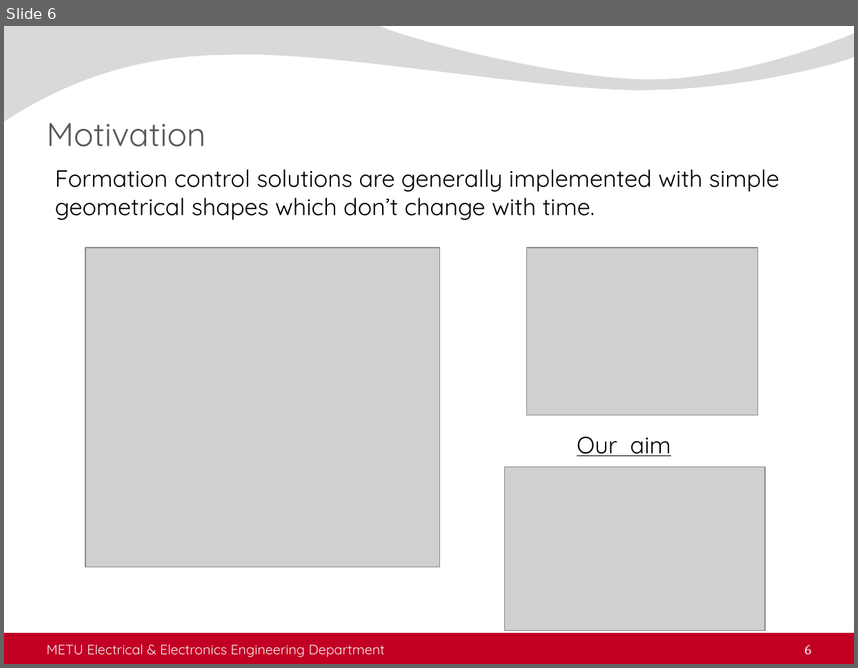
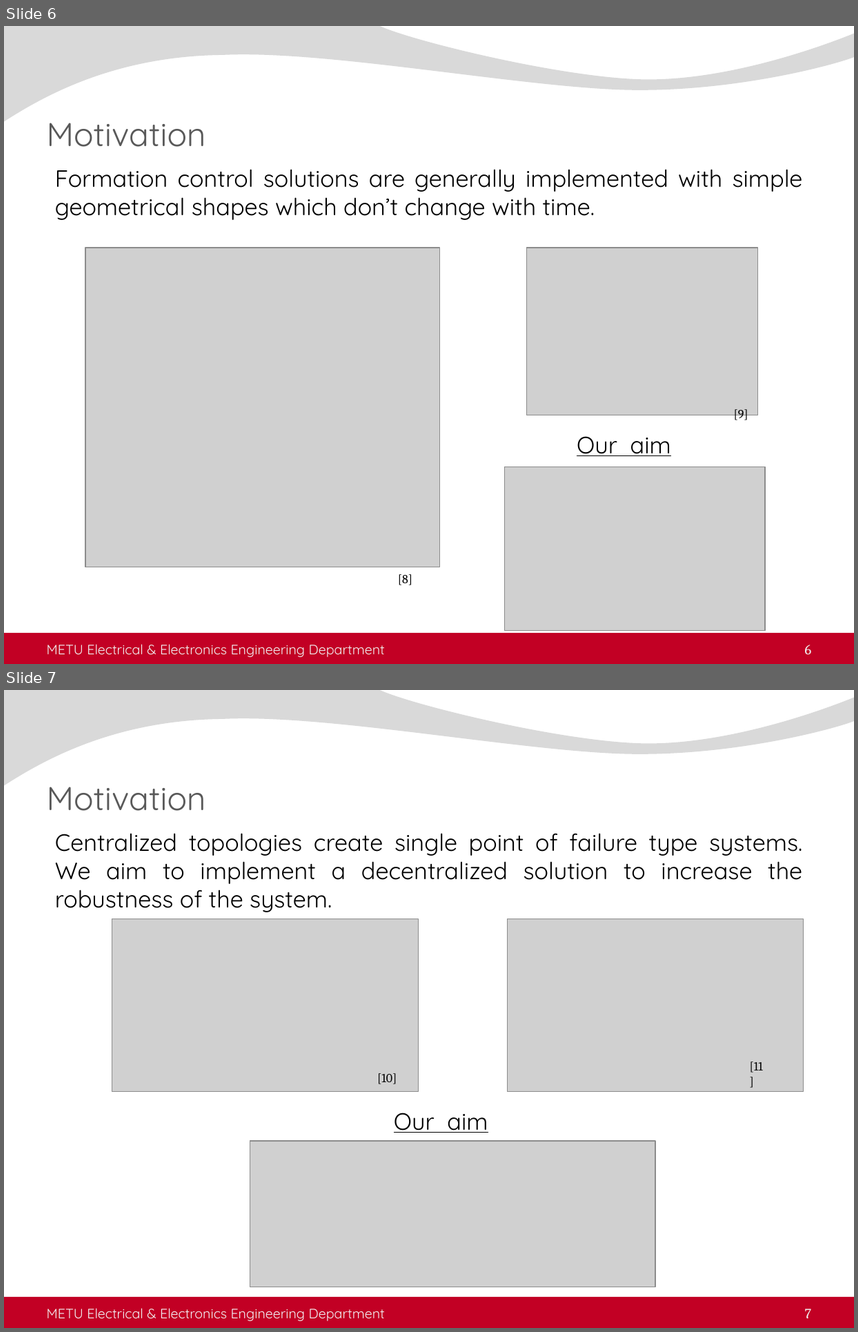
Before and after one commit to kadir4172/formation_control, a slide deck: juri_sunum.pptx. Shown one above the other, each under a label of ours: slide 6 before the commit, slides 6 and 7 after it. The pictures are 858x668 and 858x1332 pixels, drawn with LibreOffice and Linux fonts; fonts in the diff are those of the drawing; grey boxes stand for pictures; background and template pictures are left out. Boxes give left, top, right and bottom in pixels: in the first picture for what was removed or moved away, otherwise in the second. Text is boxed around its words. In the diff, an @@ line names an element or a change of style, - is before the commit and + after.

Commit message:
[update] motivation sunuma eklendi

```diff
--- a/juri_sunum.pptx
+++ b/juri_sunum.pptx
@@ slide 7 added at [4,690,854,1328], background picture (left out); not listed: 2 template elements that a slide beside it also shows @@
@@ title added at [47,787,206,811], 28 pt, text #595959 @@
+Motivation
@@ text added at [55,833,802,912], 20 pt, text #000000 @@
+Centralized topologies create single point of failure type systems. We aim to implement a decentralized solution to increase the robustness of the system.
@@ picture added at [112,918,419,1092] @@
@@ picture added at [507,918,803,1092] @@
@@ text added at [750,1061,763,1072], 10.5 pt, text #000000 @@
+[11]
@@ text added at [377,1073,397,1084], 10.5 pt, text #000000 @@
+[10]
@@ text added at [394,1112,488,1132], 20 pt, text #000000, underline @@
+Our aim
@@ picture added at [250,1141,655,1287] @@
@@ text added at [47,1308,385,1321], 11.5 pt, text #F2F2F2 @@
+METU Electrical & Electronics Engineering Department
@@ page number added at [805,1308,812,1318], 12 pt, text #F2F2F2 @@
+7
@@ slide 6 changed as well @@
@@ text "Formation control solutions are generally ..." at [55,169,803,220]: alignment left to justified @@
@@ text added at [734,409,749,421], 10.5 pt, text #000000 @@
+[9]
@@ text added at [398,574,412,585], 10.5 pt, text #000000 @@
+[8]
```
Also in this commit, not shown: 4 other slides changed, 11 other slides added.
